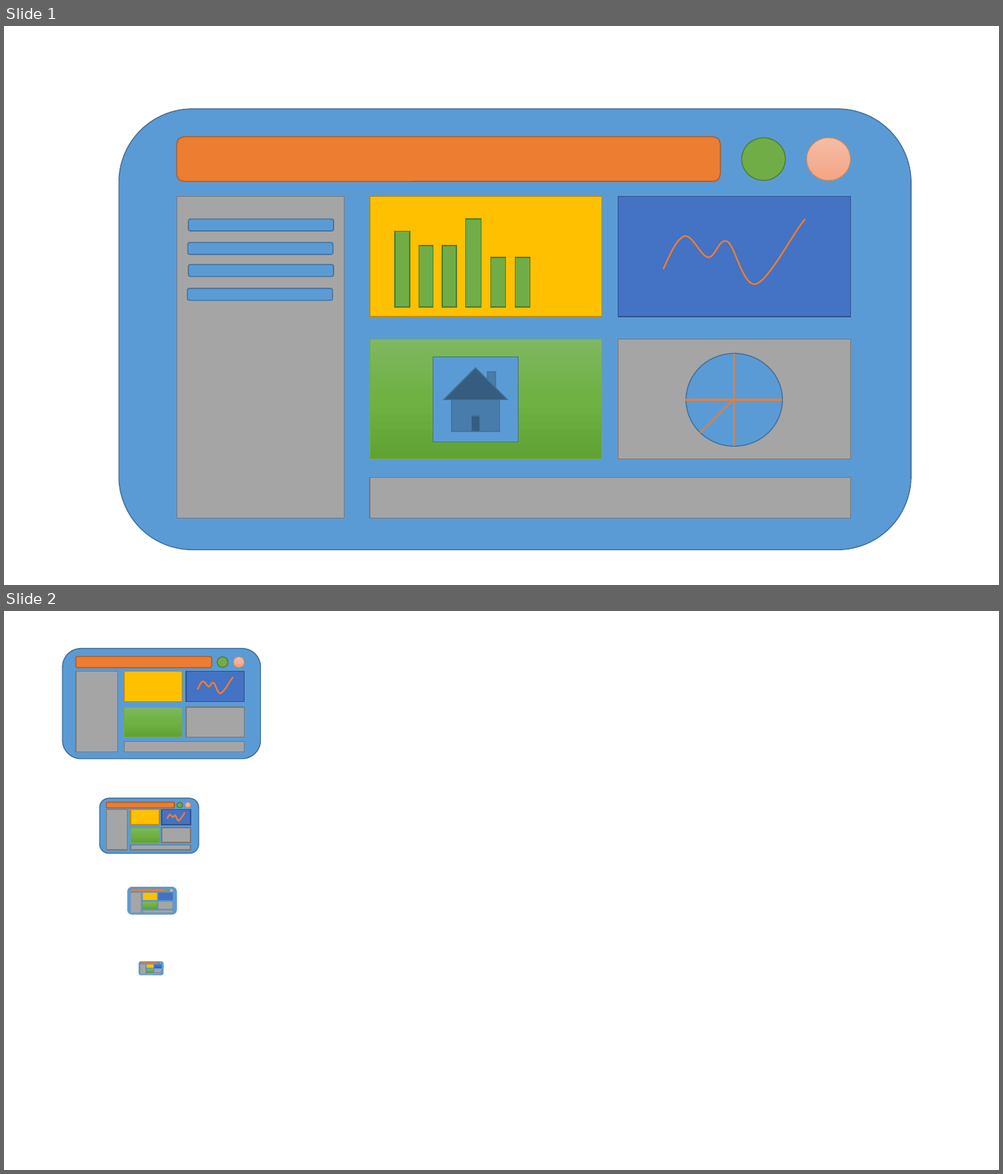
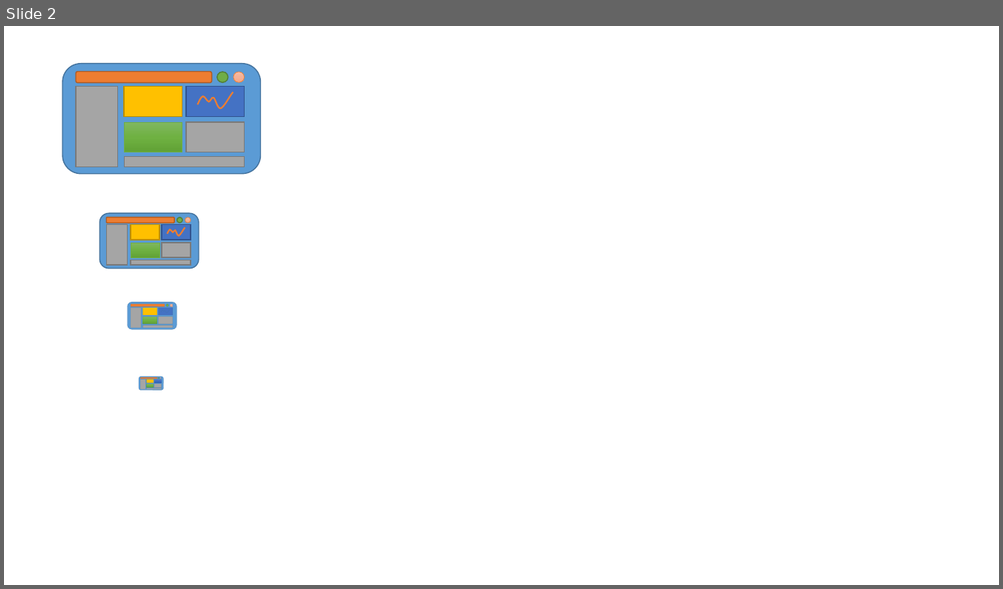
Before and after one commit to landinialejandro/mynorthwind, a slide deck: plugins/lte/template.pptx. Shown one above the other, each under a label of ours: slides 1 and 2 before the commit, slide 2 after it. The pictures are 1003x1174 and 1003x589 pixels, drawn with LibreOffice and Linux fonts; fonts in the diff are those of the drawing. Boxes give left, top, right and bottom in pixels: in the first picture for what was removed or moved away, otherwise in the second. Text is boxed around its words. In the diff, an @@ line names an element or a change of style, - is before the commit and + after.

```diff
--- a/plugins/lte/template.pptx
+++ b/plugins/lte/template.pptx
@@ slide 1 removed at (4,26,999,585), background #FFFFFF @@
@@ rounded rectangle removed at (119,109,910,550) @@
@@ rounded rectangle removed at (176,137,720,182) @@
@@ ellipse removed at (742,138,786,181) @@
@@ ellipse removed at (807,138,851,181) @@
@@ rectangle removed at (176,197,344,518) @@
@@ rectangle removed at (370,197,602,317) @@
@@ rectangle removed at (618,197,850,317) @@
@@ rounded rectangle removed at (188,219,333,231) @@
@@ rectangle removed at (466,219,481,307) @@
@@ freeform shape removed at (663,219,805,284) @@
@@ rounded rectangle removed at (188,243,333,255) @@
@@ rectangle removed at (395,231,410,307) @@
@@ rectangle removed at (419,246,433,307) @@
@@ rectangle removed at (442,246,456,307) @@
@@ rounded rectangle removed at (188,265,333,277) @@
@@ rectangle removed at (490,258,506,307) @@
@@ rectangle removed at (515,258,530,307) @@
@@ rounded rectangle removed at (188,289,333,301) @@
@@ rectangle removed at (370,339,602,459) @@
@@ action button home removed at (433,358,518,443) @@
@@ rectangle removed at (618,339,850,459) @@
@@ ellipse removed at (686,354,782,446) @@
@@ line removed from (734, 354) to (734, 447) @@
@@ line removed from (782, 400) to (686, 400) @@
@@ line removed from (733, 400) to (700, 434) @@
@@ rectangle removed at (370,478,850,518) @@
```
Also in this commit, not shown: 1 slide added, 2 other files.
